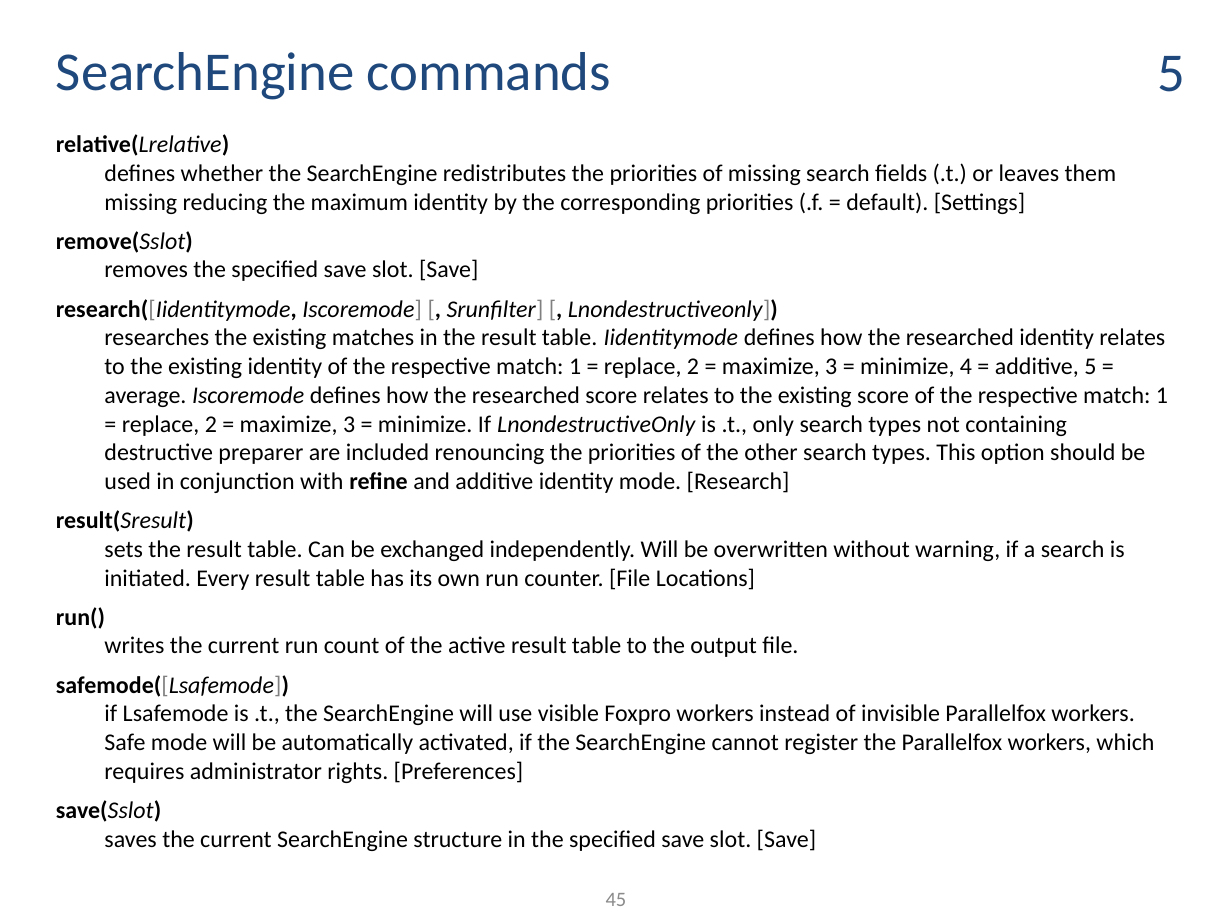
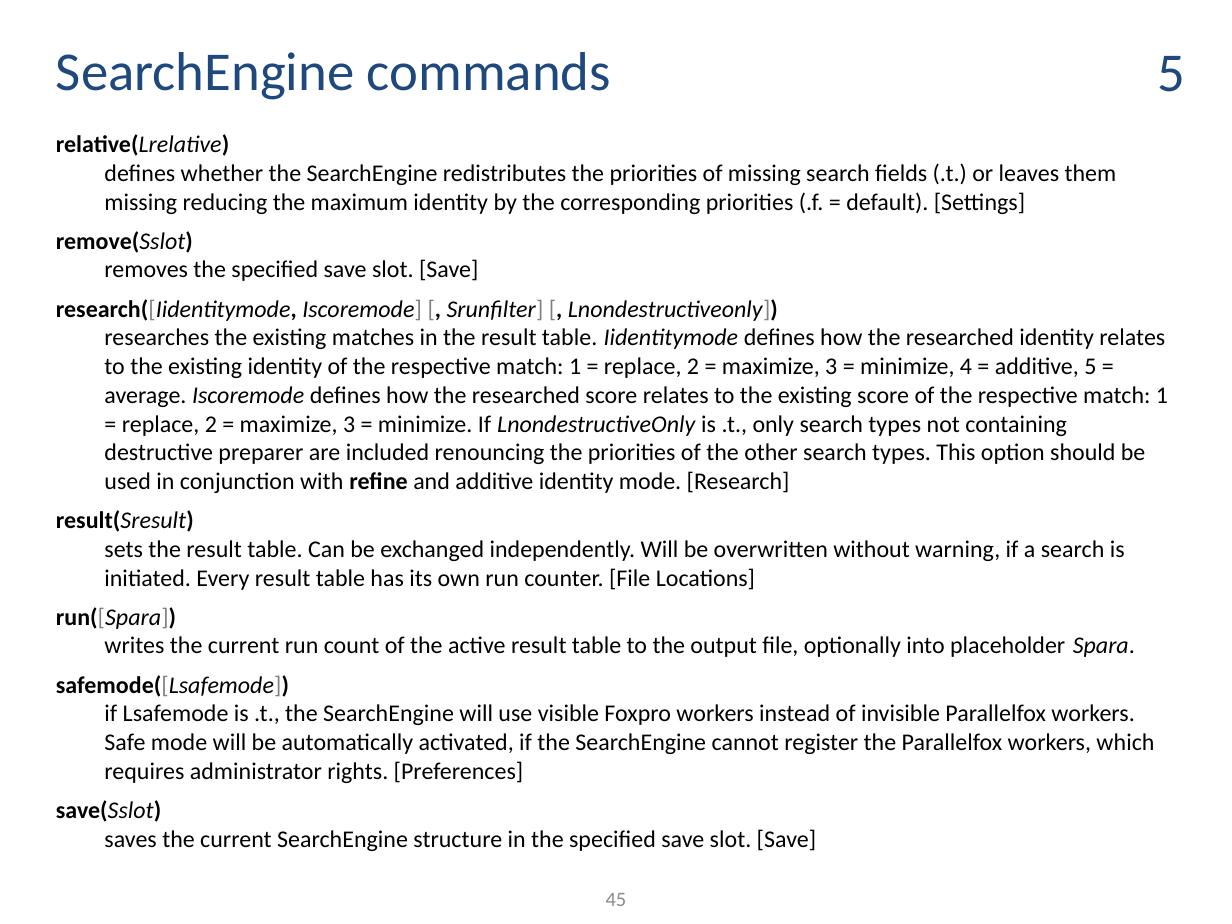
Before and after one commit to ThorstenDoherr/searchengine, a slide deck: slide 45 of doc/Manual.pptx. Drawn at 1232x924 pixels with LibreOffice and Linux fonts; fonts in the diff are those of the drawing. Boxes give left, top, right and bottom in pixels: in the first picture for what was removed or moved away, otherwise in the second. Text is boxed around its words. In the diff, an @@ line names an element or a change of style, - is before the commit and + after.

```diff
--- a/doc/Manual.pptx
+++ b/doc/Manual.pptx
@@ text at (56, 607, 1135, 657): text changed @@
-run()
-writes the current run count of the active result table to the output file.
+run([Spara])
+writes the current run count of the active result table to the output file, optionally into placeholder Spara.
```
Also in this commit, not shown: 3 other slides changed, 1 other file.
